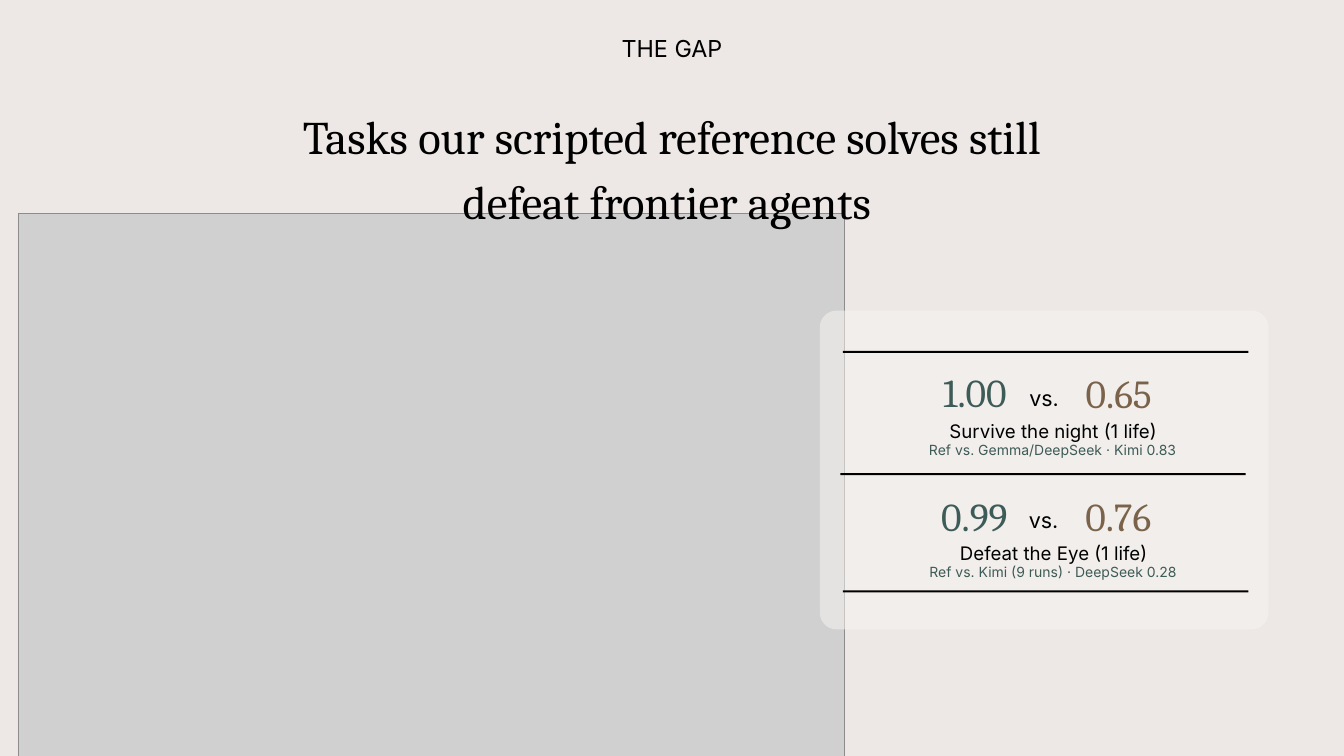
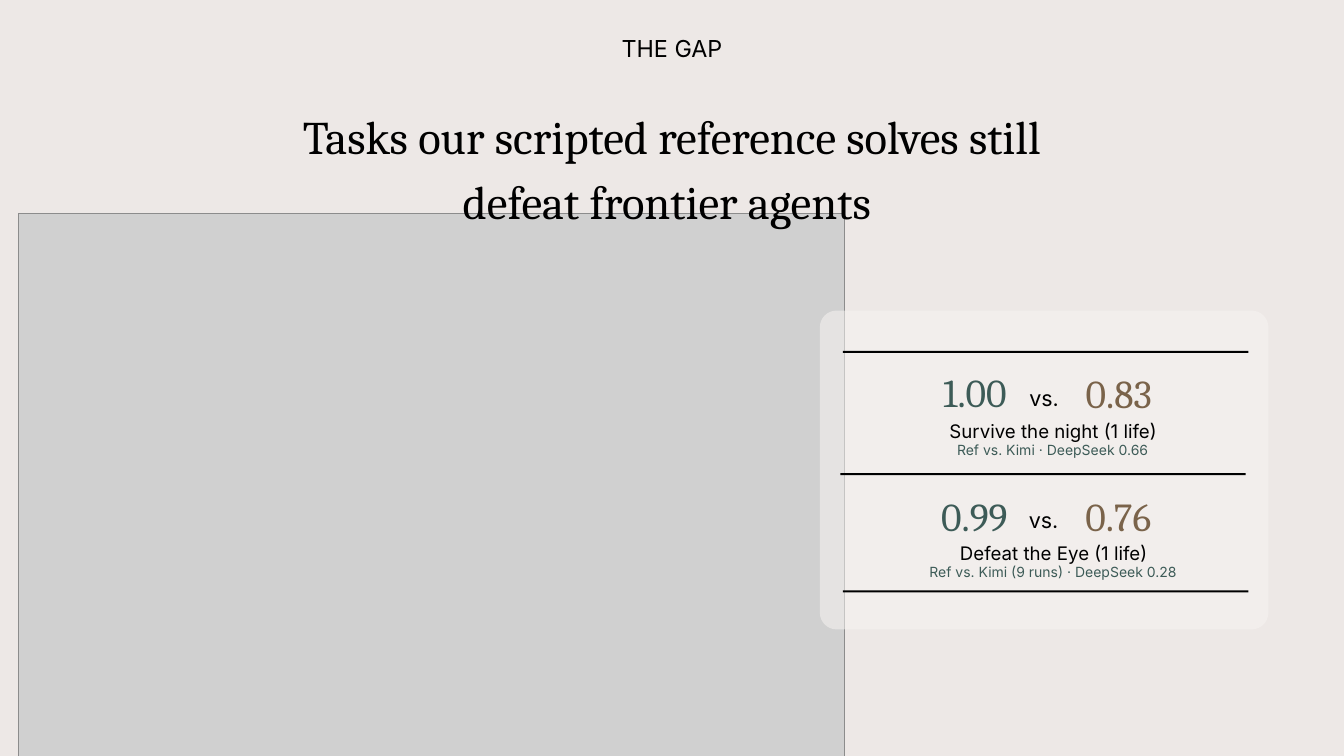
Before and after one commit to mairazaini/TerrariaBench, a slide deck: slide 5 of TerrariaBench.pptx. Drawn at 1344x756 pixels with LibreOffice and Linux fonts; fonts in the diff are those of the drawing; grey boxes stand for pictures; background and template pictures are left out. Boxes give left, top, right and bottom in pixels: in the first picture for what was removed or moved away, otherwise in the second. Text is boxed around its words. In the diff, an @@ line names an element or a change of style, - is before the commit and + after.

Commit message:
chore: sync Slide 5 chart image with Hardcore results and allow hardcore tasks in baseline script

```diff
--- a/TerrariaBench.pptx
+++ b/TerrariaBench.pptx
@@ text at box(1086, 381, 1152, 409): text changed @@
-0.65
+0.83
@@ text at box(957, 444, 1149, 458): text changed @@
-Ref vs. Gemma/DeepSeek · Kimi 0.83
+Ref vs. Kimi · DeepSeek 0.66
```
Also in this commit, not shown: 1 other file.
